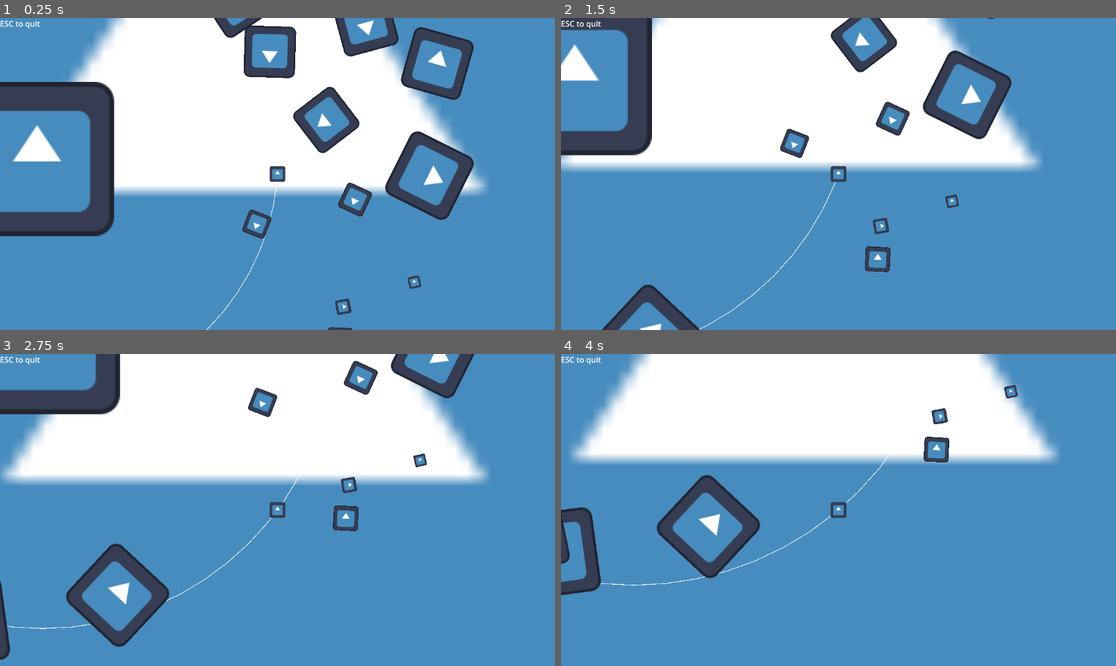
Above: before the commit, frames 1-4 (two rows, left to right).
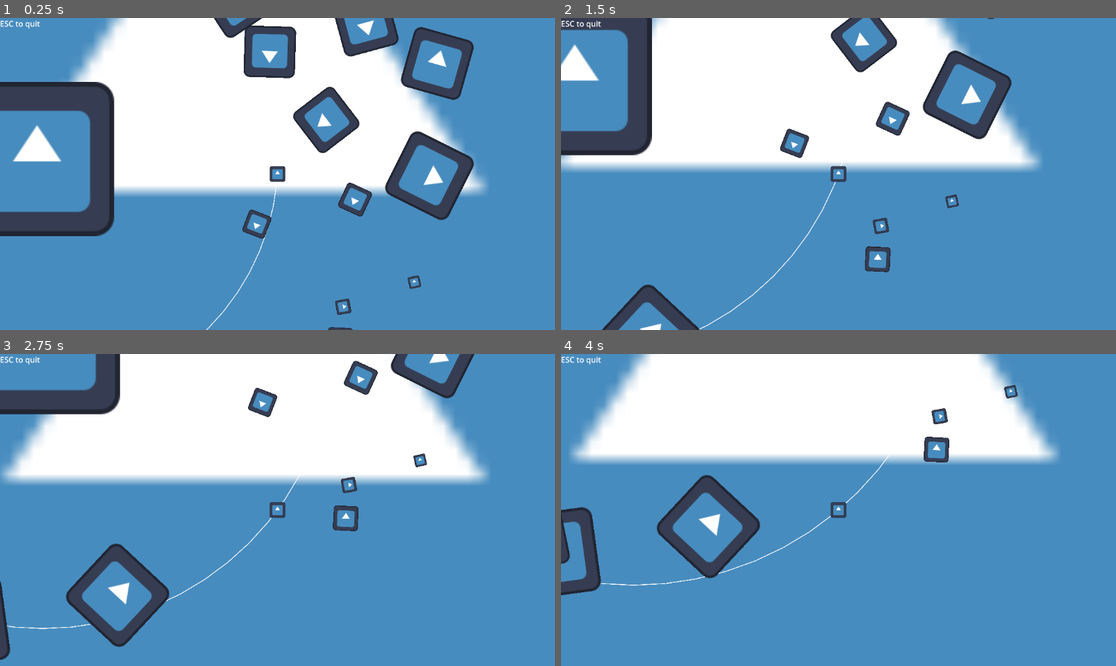
Above: after the commit, the same moments.

Repository: Aroweeri/gmtk2025
Game: Godot game, scene res://scenes/Main.tscn
The game is run twice, just before and just after one commit, with the same random seed, the same clock (stepped at 60 frames per second) and the same inputs. The engine's default icon, where the game draws it, is replaced by a stand-in: a white triangle on a blue panel in a dark square.
Inputs:
- Up to frame 1 (0.25 s): no input
- Up to frame 2 (1.5 s): hold Up (ui_up) 0.53-1.28 s; hold Down (ui_down) from 1.28 s (still down)
- Up to frame 3 (2.75 s): release Down (ui_down) at 2.03 s; hold Up (ui_up) from 2.03 s (still down)
- Up to frame 4 (4 s): release Up (ui_up) at 3.53 s; hold Down (ui_down) from 3.53 s (still down)

The runs differ from the first frame. In frame 1, less than 0.1% of the frame differs, in the area x 37-50%, y 55-100%; in frame 2, less than 0.1%; in frame 3, less than 0.1%; in frame 4, less than 0.1%, in the area x 7-59%, y 32-75%.

Commit message:
Enable antialiasing on circle.

Diff:
--- a/scenes/main.gd
+++ b/scenes/main.gd
@@ -28,4 +28,4 @@
 
 func _draw() -> void:
 	var radius = $PlayerRotator/Player.position.x;
-	draw_circle(Vector2.ZERO, radius, Color.WHITE, false, 5)
+	draw_circle(Vector2.ZERO, radius, Color.WHITE, false, 5, true)
